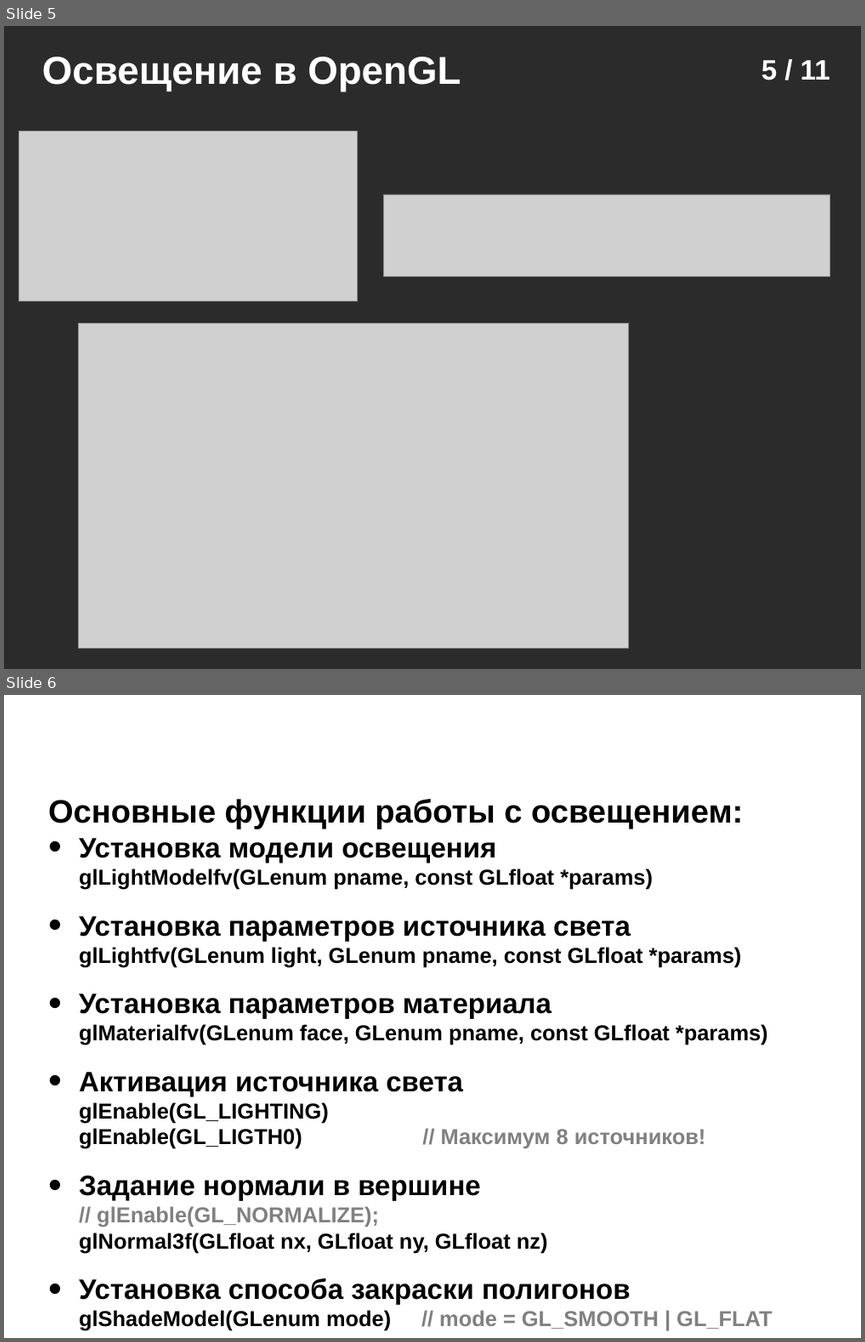
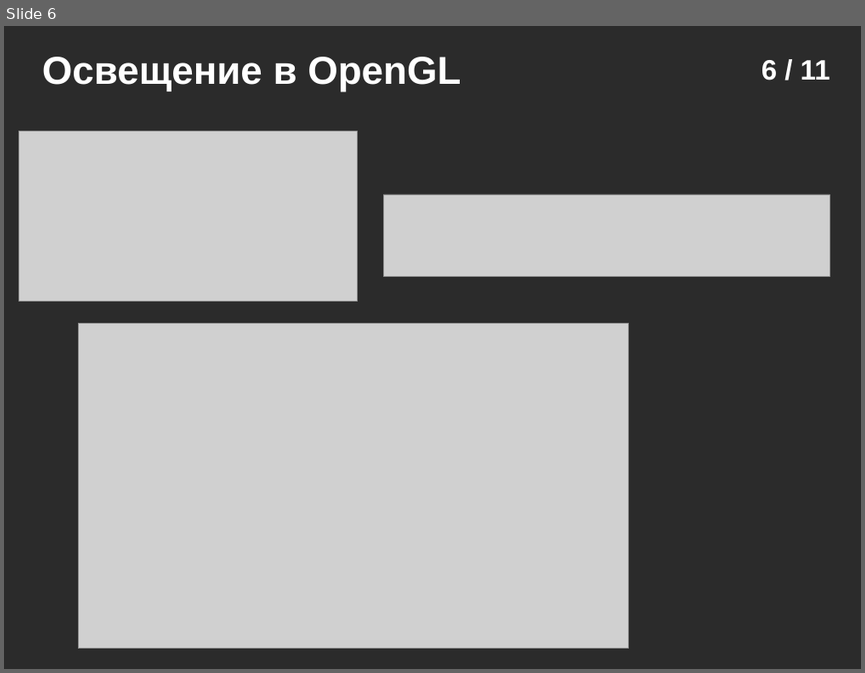
Before and after one commit to icosaeder/cg-lect, a slide deck: Лекции/Лекция 4/Лекция 4.odp. Shown one above the other, each under a label of ours: slides 5 and 6 before the commit, slide 6 after it. The pictures are 865x1342 and 865x673 pixels, drawn with LibreOffice and Linux fonts; fonts in the diff are those of the drawing; grey boxes stand for pictures; background and template pictures are left out; a plain dark background stands for a picture behind light text. Boxes give left, top, right and bottom in pixels: in the first picture for what was removed or moved away, otherwise in the second. Text is boxed around its words. In the diff, an @@ line names an element or a change of style, - is before the commit and + after.

```diff
--- a/Лекции/Лекция 4/Лекция 4.odp
+++ b/Лекции/Лекция 4/Лекция 4.odp
@@ slide 6 removed at [4, 695, 861, 1338], background picture (left out) @@
@@ page number removed at [755, 718, 861, 819] @@
-6 / 11
@@ text removed at [48, 799, 772, 1331] @@
-Основные функции работы с освещением:
-• Установка модели освещения
-  glLightModelfv(GLenum pname, const GLfloat *params)
-• Установка параметров источника света
-  glLightfv(GLenum light, GLenum pname, const GLfloat *params)
-• Установка параметров материала
-  glMaterialfv(GLenum face, GLenum pname, const GLfloat *params)
-• Активация источника света
-  glEnable(GL_LIGHTING)
-  glEnable(GL_LIGTH0) // Максимум 8 источников!
-• Задание нормали в вершине
-  // glEnable(GL_NORMALIZE);
-  glNormal3f(GLfloat nx, GLfloat ny, GLfloat nz)
-• Установка способа закраски полигонов
-  glShadeModel(GLenum mode) // mode = GL_SMOOTH | GL_FLAT
@@ text removed at [333, 1179, 350, 1195] @@
-Освещение в OpenGL
@@ what was slide 5 is now slide 6 @@
@@ page number at [761, 60, 830, 80]: text changed @@
-5 / 11
+6 / 11
```
Also in this commit, not shown: 5 slides changed, 1 slide added, 45 other files.
